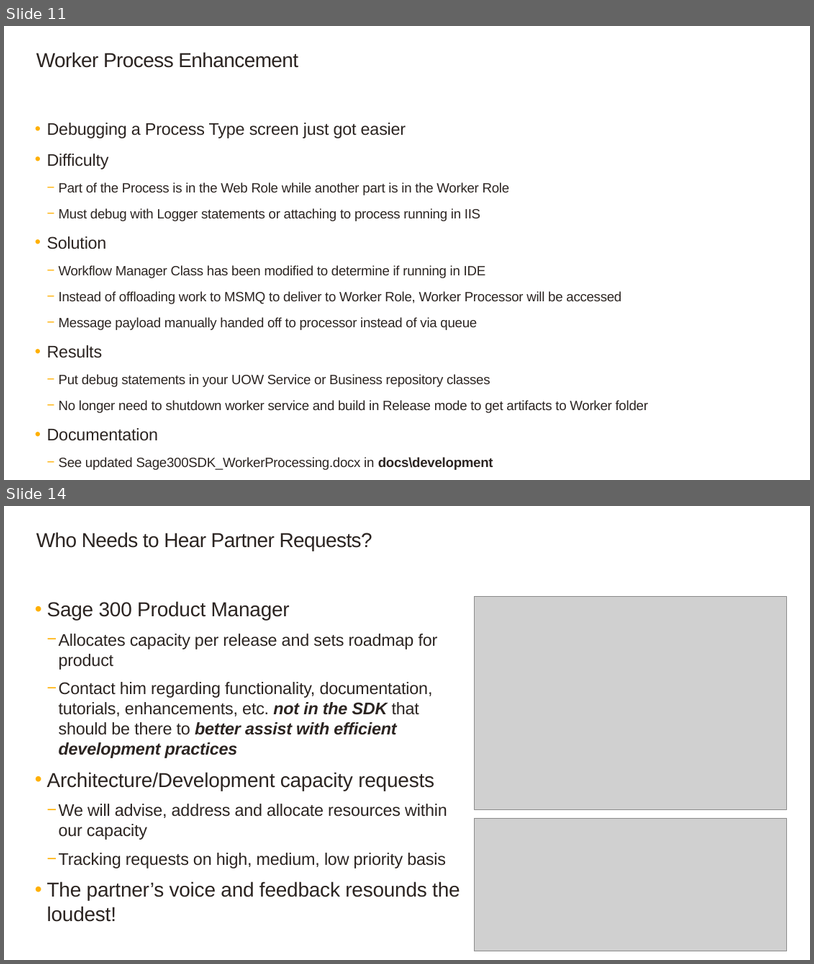
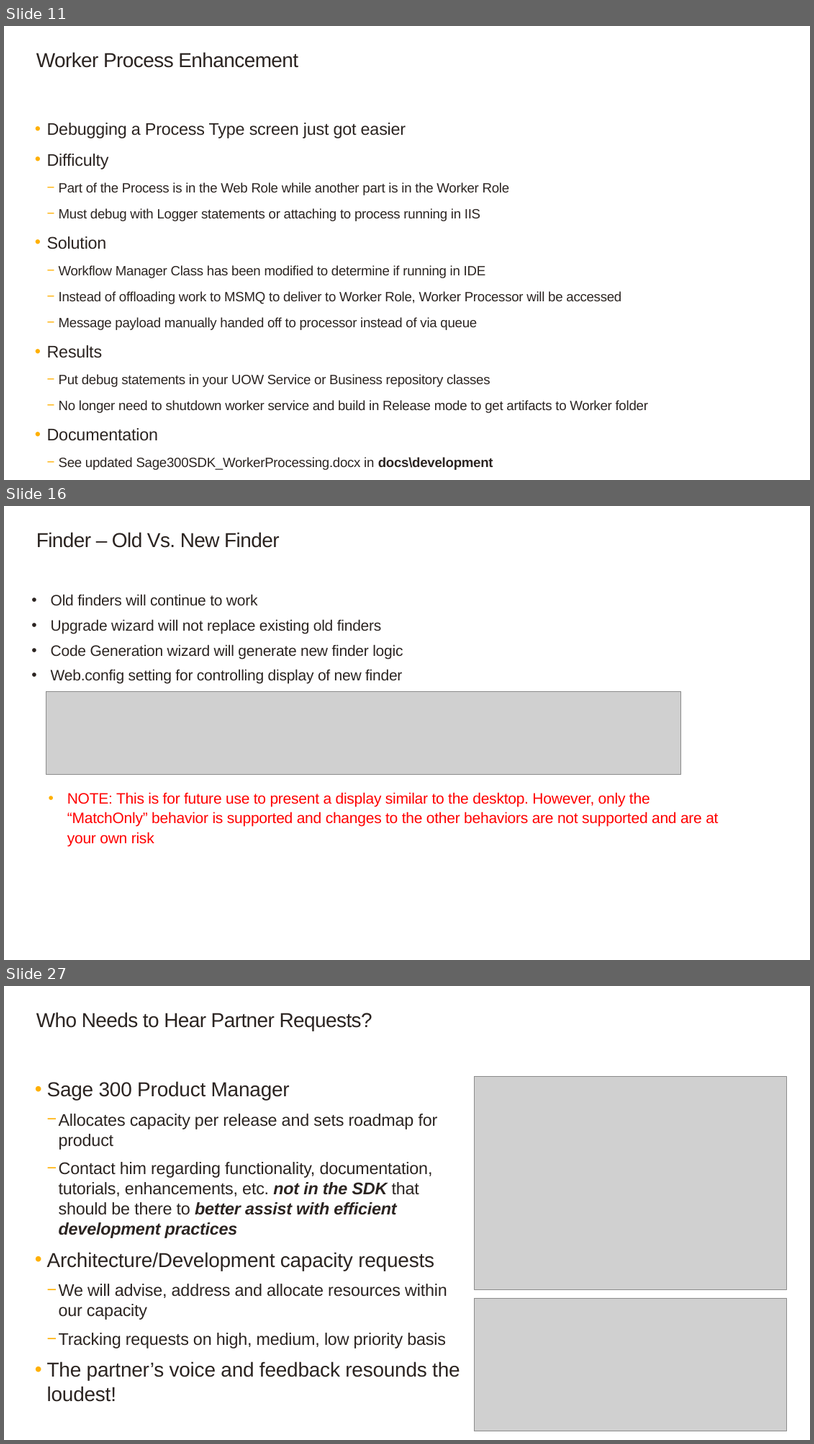
Before and after one commit to SageNADev/Sage300-SDK, a slide deck: docs/presentations/Sage300SDK_20192WebSDKOverview.pptx. Shown one above the other, each under a label of ours: slides 11 and 14 before the commit, slides 11, 16 and 27 after it; the slides between them are not shown. The pictures are 814x964 and 814x1444 pixels, drawn with LibreOffice and Linux fonts; fonts in the diff are those of the drawing; grey boxes stand for pictures; background and template pictures are left out. Boxes give left, top, right and bottom in pixels: in the first picture for what was removed or moved away, otherwise in the second. Text is boxed around its words. In the diff, an @@ line names an element or a change of style, - is before the commit and + after.

```diff
--- a/docs/presentations/Sage300SDK_20192WebSDKOverview.pptx
+++ b/docs/presentations/Sage300SDK_20192WebSDKOverview.pptx
@@ slide 16 added at (4, 506, 810, 960), background #FFFFFF @@
@@ title added at (36, 532, 279, 548), 24 pt, text #2B2421 @@
+Finder – Old Vs. New Finder
@@ text added at (51, 594, 403, 684), 18 pt, text #2B2421 @@
+• Old finders will continue to work
+• Upgrade wizard will not replace existing old finders
+• Code Generation wizard will generate new finder logic
+• Web.config setting for controlling display of new finder
@@ picture added at (46, 692, 681, 774) @@
@@ text added at (67, 792, 718, 847), 18 pt, text #FF0000 @@
+  • NOTE: This is for future use to present a display similar to the desktop. However, only the “MatchOnly” behavior is supported and changes to the other behaviors are not supported and are at your own risk
@@ what was slide 14 is now slide 27 @@
```
Also in this commit, not shown: 10 slides changed, 14 other slides added, 2 slides removed.
